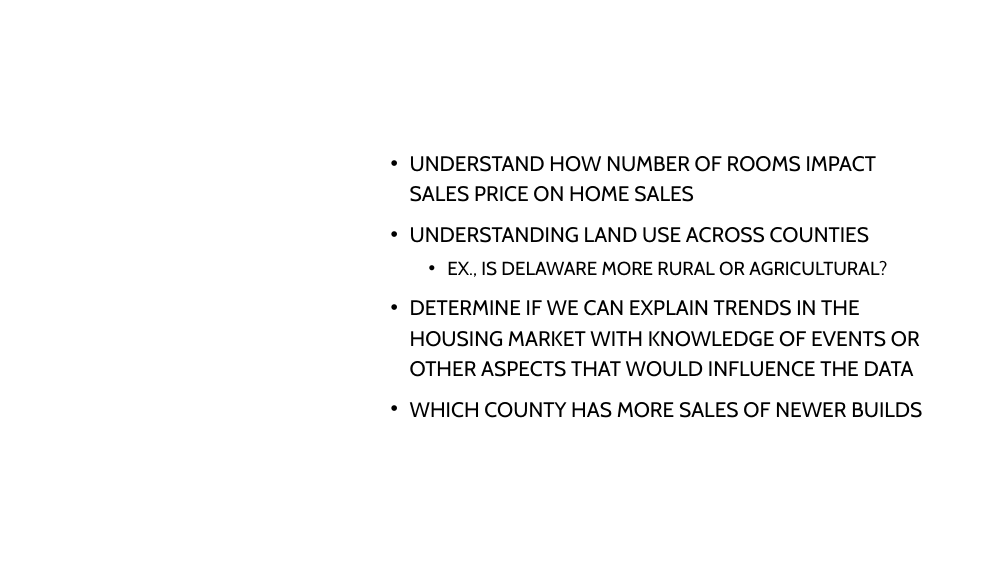
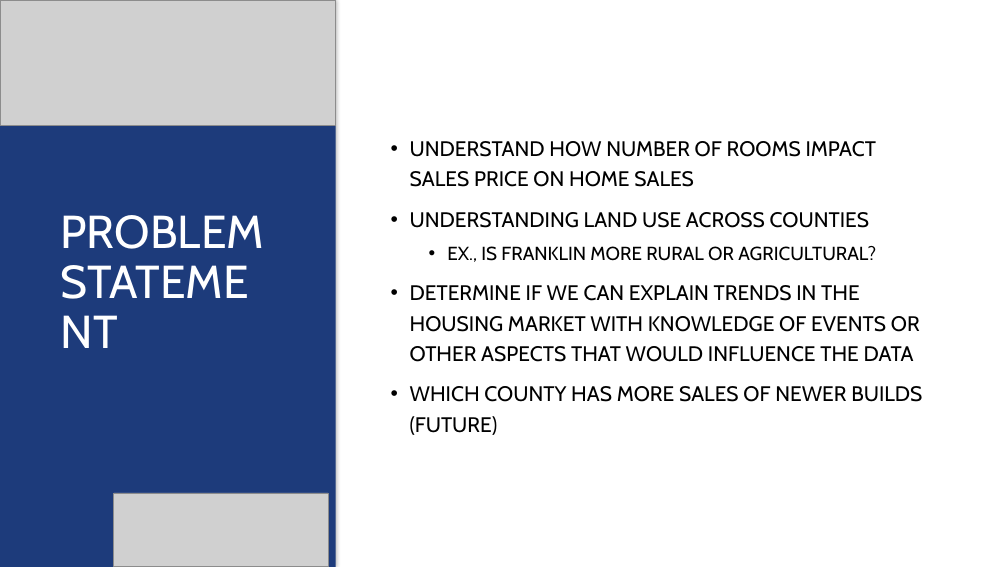
Before and after one commit to bloom4cats/Data-Analytics-2019-Group-4-v2, a slide deck: slide 3 of docs/Team 4 Lab 1.pptx. Drawn at 1008x567 pixels with LibreOffice and Linux fonts; fonts in the diff are those of the drawing; grey boxes stand for pictures; background and template pictures are left out. Boxes give left, top, right and bottom in pixels: in the first picture for what was removed or moved away, otherwise in the second. Text is boxed around its words. In the diff, an @@ line names an element or a change of style, - is before the commit and + after.

```diff
--- a/docs/Team 4 Lab 1.pptx
+++ b/docs/Team 4 Lab 1.pptx
@@ rectangle added at (0, 0, 336, 567), fill #1D3B7B @@
@@ picture added at (0, 0, 336, 126) @@
@@ text at (447, 246, 876, 262): text changed @@
-  • EX., IS DELAWARE MORE RURAL OR AGRICULTURAL?
+  • EX., IS FRANKLIN MORE RURAL OR AGRICULTURAL?
@@ text at (410, 386, 922, 435): text changed @@
-• WHICH COUNTY HAS MORE SALES OF NEWER BUILDS
+• WHICH COUNTY HAS MORE SALES OF NEWER BUILDS (FUTURE)
@@ picture added at (114, 493, 328, 567) @@
```
Also in this commit, not shown: 5 other slides changed, 4 slides added, 3 slides removed.
